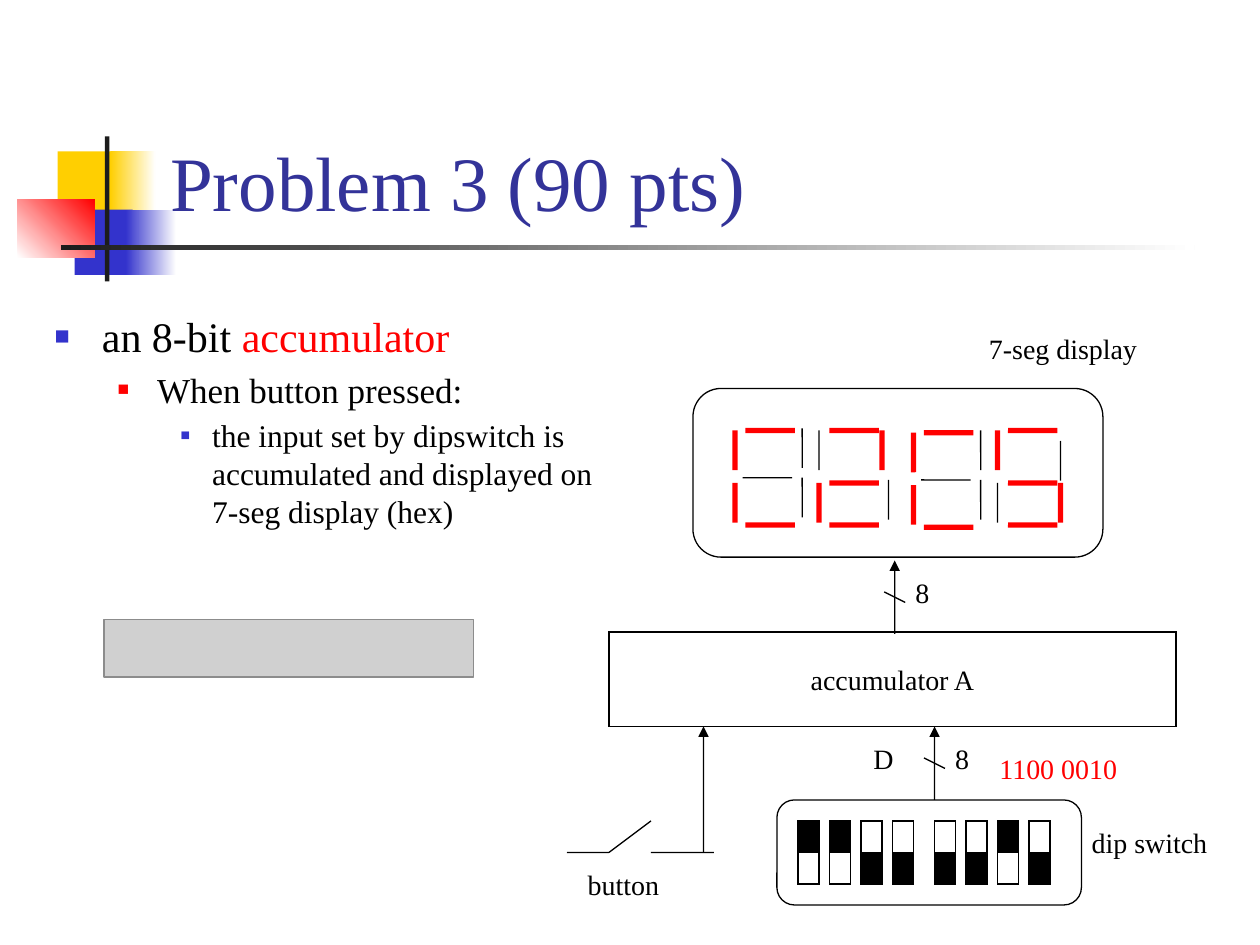
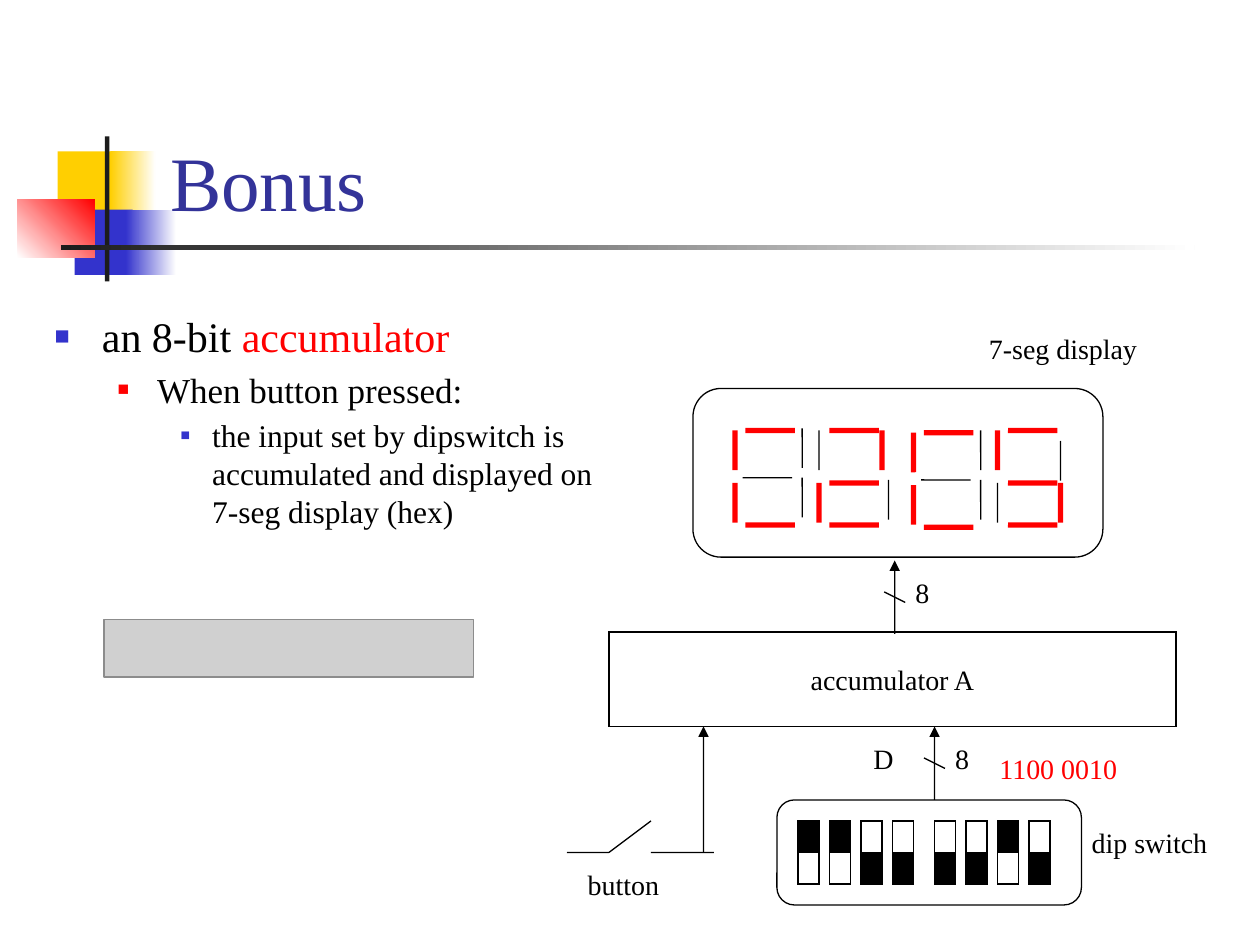
Before and after one commit to CGUSystemCourses/Comp_Org-2018, a slide deck: slide 5 of Lectures/lec03-registers/lab03-registers.pptx. Drawn at 1260x945 pixels with LibreOffice and Linux fonts; fonts in the diff are those of the drawing; grey boxes stand for pictures. Boxes give left, top, right and bottom in pixels: in the first picture for what was removed or moved away, otherwise in the second. Text is boxed around its words. In the diff, an @@ line names an element or a change of style, - is before the commit and + after.

```diff
--- a/Lectures/lec03-registers/lab03-registers.pptx
+++ b/Lectures/lec03-registers/lab03-registers.pptx
@@ title at [170, 160, 367, 212]: text changed @@
-Problem 3 (90 pts)
+Bonus
```
Also in this commit, not shown: 4 other slides changed, 8 slides removed, 1 other file.
